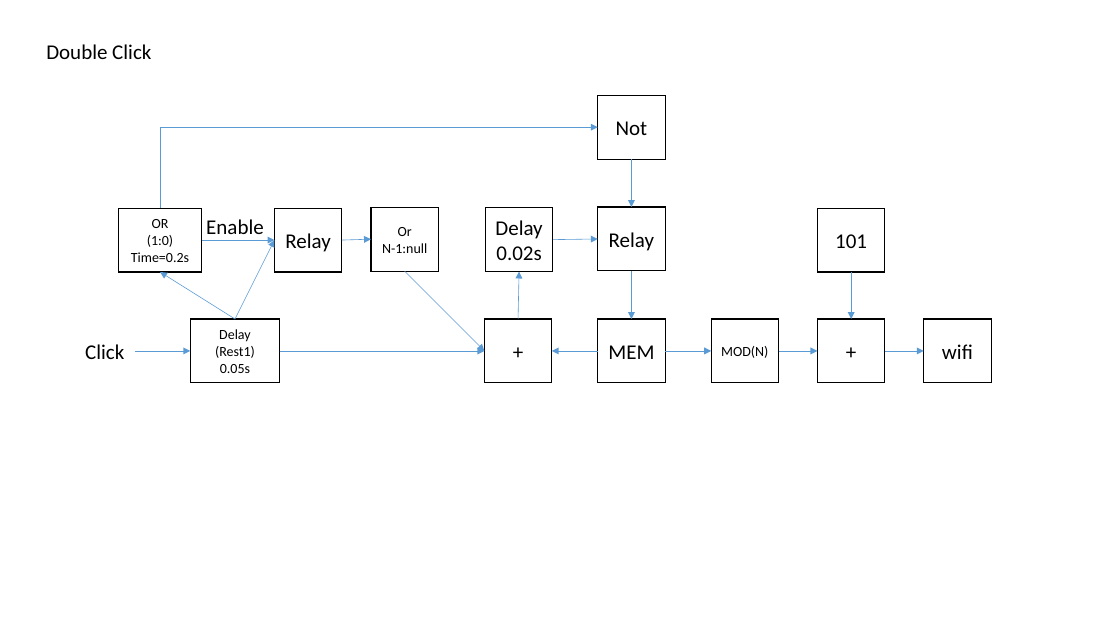
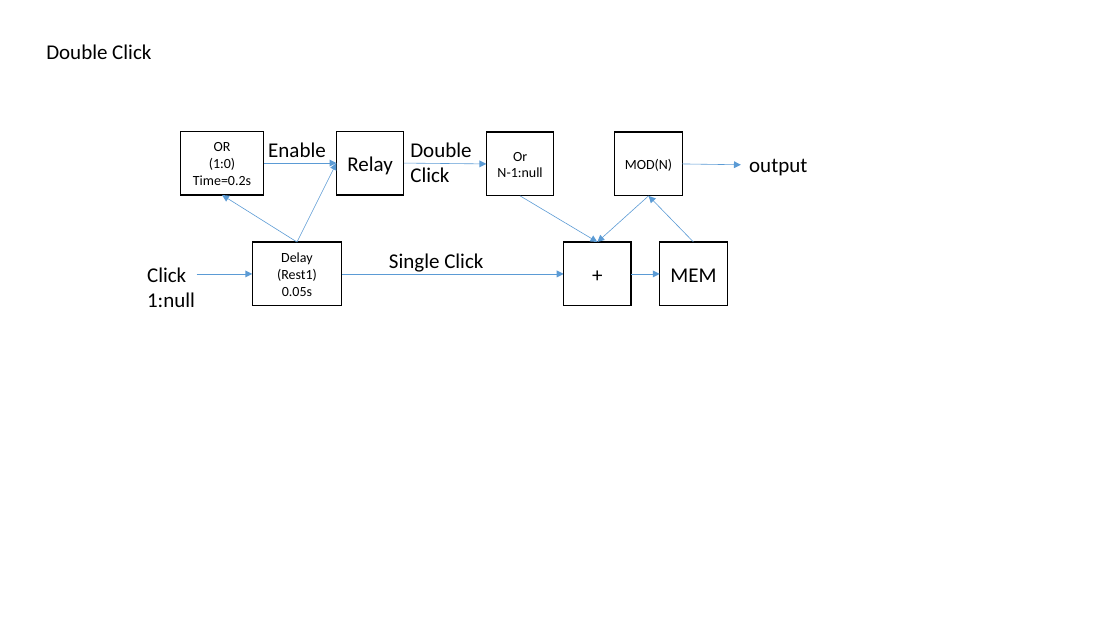
Before and after one commit to panhao4812/GameTools, a slide deck: slide 5 of BaroAngEditor/BaroAngEditor/mods/Lines.pptx. Drawn at 1120x630 pixels with LibreOffice and Linux fonts; fonts in the diff are those of the drawing. Boxes give left, top, right and bottom in pixels: in the first picture for what was removed or moved away, otherwise in the second. Text is boxed around its words. In the diff, an @@ line names an element or a change of style, - is before the commit and + after.

```diff
--- a/BaroAngEditor/BaroAngEditor/mods/Lines.pptx
+++ b/BaroAngEditor/BaroAngEditor/mods/Lines.pptx
@@ rectangle removed at (x1=598, y1=95, x2=665, y2=159) @@
-Not
@@ elbow arrow removed from (160, 208) to (598, 127) @@
@@ rectangle "OR" moved from (x1=118, y1=208, x2=202, y2=272) to (x1=181, y1=131, x2=265, y2=195) @@
@@ text added at (x1=410, y1=142, x2=471, y2=182), 18 pt, text #000000 @@
+Double
+Click
@@ rectangle "Or" moved from (x1=371, y1=208, x2=439, y2=271) to (x1=486, y1=132, x2=554, y2=196) @@
@@ rectangle "MOD(N)" moved from (x1=712, y1=319, x2=779, y2=383) to (x1=615, y1=132, x2=682, y2=196) @@
@@ arrow moved from (342, 240) - (371, 239) to (404, 163) - (486, 164) @@
@@ arrow removed from (632, 159) to (632, 208) @@
@@ arrow moved from (779, 351) - (818, 351) to (682, 164) - (741, 165) @@
@@ text added at (x1=749, y1=158, x2=807, y2=176), 18 pt, text #000000 @@
+output
@@ 3 rectangles, 3 arrows, 1 text moved together from (x1=160, y1=208, x2=665, y2=383) to (x1=222, y1=131, x2=727, y2=306) @@
@@ rectangle removed at (x1=486, y1=208, x2=553, y2=271) @@
-Delay
-0.02s
@@ arrow moved from (405, 271) - (485, 351) to (520, 196) - (597, 242) @@
@@ arrow moved from (665, 351) - (712, 351) to (649, 196) - (597, 242) @@
@@ rectangle removed at (x1=598, y1=208, x2=665, y2=271) @@
-Relay
@@ arrow moved from (553, 239) - (598, 239) to (694, 242) - (649, 196) @@
@@ rectangle removed at (x1=818, y1=208, x2=885, y2=272) @@
-101
@@ text "Click" moved from (x1=85, y1=344, x2=124, y2=359) to (x1=147, y1=267, x2=195, y2=307) @@
@@ text added at (x1=389, y1=253, x2=483, y2=272), 18 pt, text #000000 @@
+Single Click
@@ rectangle "+" moved from (x1=485, y1=319, x2=552, y2=383) to (x1=564, y1=242, x2=631, y2=306) @@
@@ text at (x1=147, y1=292, x2=195, y2=307): paragraph added @@
+1:null
@@ arrow moved from (134, 351) - (190, 351) to (197, 274) - (252, 274) @@
@@ arrow moved from (280, 351) - (485, 351) to (342, 274) - (564, 274) @@
@@ arrow removed from (518, 319) to (519, 271) @@
@@ arrow moved from (598, 351) - (552, 351) to (631, 274) - (660, 274) @@
@@ arrow removed from (632, 271) to (632, 319) @@
@@ arrow removed from (851, 272) to (851, 319) @@
@@ rectangle removed at (x1=818, y1=319, x2=885, y2=383) @@
-+
@@ rectangle removed at (x1=924, y1=319, x2=991, y2=383) @@
-wifi
@@ arrow removed from (885, 351) to (924, 351) @@
```
Also in this commit, not shown: 5 other slides changed.
